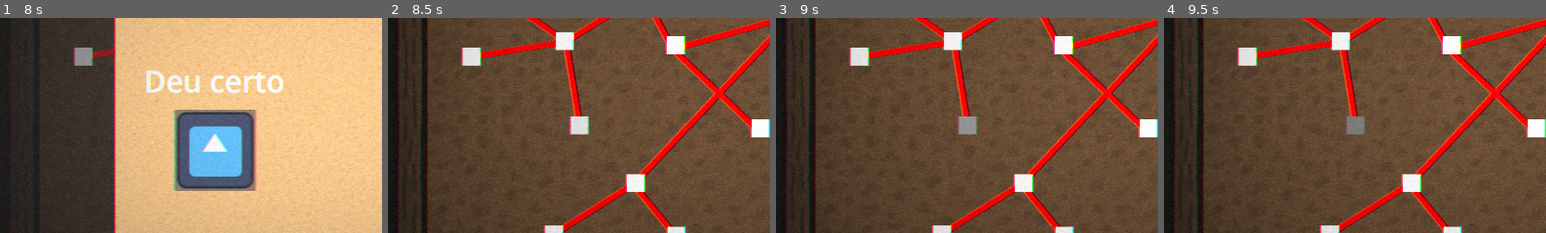
Above: before the commit, frames 1-4 (left to right).
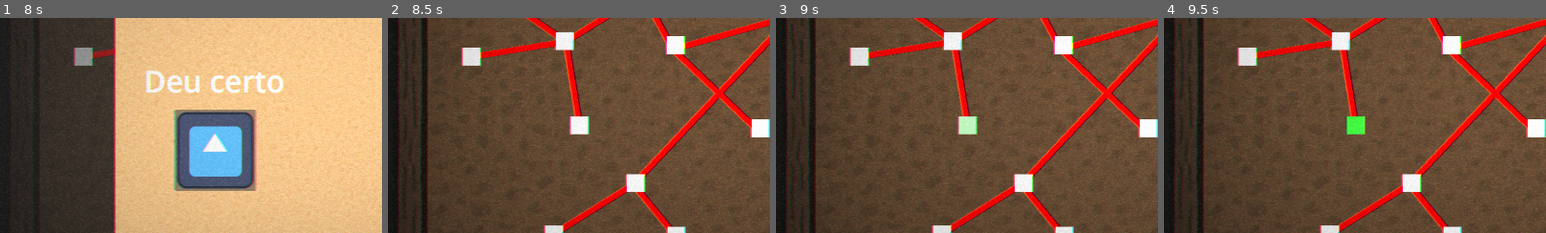
Above: after the commit, the same moments.

Repository: NicolasRaf/EvidenceWeb
Game: Godot game, scene res://Scenes/titlescreen.tscn
Same seed, same stepped clock (60 frames per second), same inputs: the game is played once before the commit and once after it. The engine's default icon, where the game draws it, is replaced by a stand-in: a white triangle on a blue panel in a dark square.
Inputs (mouse positions are % of the whole screen's width and height, from its top left):
- Up to frame 1 (8 s): click (50, 65) at 0.5 s; click (50, 61) at 1.25 s; click (50, 61) at 2 s; move the mouse to (45, 70) at 2.77 s; click (45, 70) at 2.92 s; move the mouse to (80, 65) at 3.52 s; click (80, 65) at 3.67 s; move the mouse to (20, 35) at 4.27 s; click (20, 35) at 4.42 s; move the mouse to (55, 50) at 5.02 s; click (55, 50) at 5.17 s; move the mouse to (35, 25) at 5.77 s; click (35, 25) at 5.92 s; move the mouse to (72, 45) at 6.52 s; click (72, 45) at 6.67 s; tap Enter at 7.25 s; move the mouse to (30, 55) at 7.27 s; click (30, 55) at 7.42 s
- Up to frame 2 (8.5 s): click (34, 62) at 8 s
- Up to frame 3 (9 s): move the mouse to (60, 28) at 8.77 s; click (60, 28) at 8.92 s
- Up to frame 4 (9.5 s): no input
The pictures show only the part of the screen within x 6-56%, y 31-81%; the shares and areas given below are measured in that part.

Frame 1 is identical in both runs. In frame 2, 0.4% of the frame differs, in the area x 47-53%, y 45-55%; in frame 3, 0.4%; in frame 4, 0.4%.

Commit message:
feat: updated logic grafh

Diff:
--- a/Scenes/scene_main.tscn
+++ b/Scenes/scene_main.tscn
@@ -2,7 +2,7 @@
 
 [ext_resource type="Script" uid="uid://wjays85ub88c" path="res://scripts/scene_main.gd" id="1_y6pbf"]
 [ext_resource type="PackedScene" uid="uid://diuw48dywttp" path="res://Scenes/vertice.tscn" id="2_nj75h"]
-[ext_resource type="Texture2D" uid="uid://ldn3qvyuvykh" path="res://assets/UI/Quadro.png" id="3_gj5xi"]
+[ext_resource type="Texture2D" uid="uid://ldn3qvyuvykh" path="res://assets/fonts/sticky_memos/Quadro.png" id="3_gj5xi"]
 [ext_resource type="Script" uid="uid://c61jpe56fc5w5" path="res://scripts/background_image.gd" id="3_ore78"]
 
 [sub_resource type="GDScript" id="GDScript_nj75h"]
--- a/Scenes/test_scene.tscn
+++ b/Scenes/test_scene.tscn
@@ -28,7 +28,7 @@
 offset_bottom = 512.0
 theme_override_icons/icon = ExtResource("2_nd71p")
 
-[node name="Fail Button2" type="Button" parent="."]
+[node name="Fail Button" type="Button" parent="."]
 offset_left = 785.0
 offset_top = 381.0
 offset_right = 921.0
@@ -43,7 +43,7 @@
 theme_override_font_sizes/font_size = 50
 text = "Deu certo"
 
-[node name="Fail Button" type="Label" parent="."]
+[node name="Fail Label" type="Label" parent="."]
 offset_left = 772.0
 offset_top = 297.0
 offset_right = 936.0
@@ -51,5 +51,5 @@
 theme_override_font_sizes/font_size = 50
 text = "Falhou"
 
-[connection signal="pressed" from="Sucess Button" to="." method="_on_texture_rect_pressed"]
-[connection signal="pressed" from="Fail Button2" to="." method="_on_texture_rect_pressed"]
+[connection signal="pressed" from="Sucess Button" to="." method="_on_sucess_button_pressed"]
+[connection signal="pressed" from="Fail Button" to="." method="_on_fail_button__pressed"]
--- a/Scenes/vertice.tscn
+++ b/Scenes/vertice.tscn
@@ -1,7 +1,7 @@
 [gd_scene load_steps=3 format=3 uid="uid://diuw48dywttp"]
 
 [ext_resource type="Script" uid="uid://ddcibd8ic2mru" path="res://scripts/vertices.gd" id="1_si5pv"]
-[ext_resource type="PackedScene" uid="uid://ycjohyt335ug" path="res://scenes/test_scene.tscn" id="2_w0c81"]
+[ext_resource type="PackedScene" uid="uid://ycjohyt335ug" path="res://Scenes/test_scene.tscn" id="2_w0c81"]
 
 [node name="Vertice" type="ColorRect"]
 z_index = 1
--- a/scripts/test_scene.gd
+++ b/scripts/test_scene.gd
@@ -1,4 +1,15 @@
 extends CanvasLayer
-func _on_texture_rect_pressed() -> void:
-	print("Puzzle Resolvido");
+
+signal success;
+signal failed;
+
+func _on_sucess_button_pressed() -> void:
+	print("== Sucesso!")
+	emit_signal("success")
 	queue_free();
+
+
+func _on_fail_button__pressed() -> void:
+	print("== Falhou")
+	emit_signal("failed")
+	queue_free();
--- a/scripts/vertices.gd
+++ b/scripts/vertices.gd
@@ -5,23 +5,42 @@
 var used: bool = false
 var tweenDuration: float = 0.2;
 var tweenDurationTrack: float = 2.0;
+var sucess:bool;
 
 @export var spawnScene: PackedScene;
 
 func _ready() -> void:
 	connect("mouse_entered", handleMouseEntered);
 	connect("mouse_exited", handleMouseExited);
+	set_process(true)
 
 func _process(delta: float) -> void:
 	if active and inArea and Input.is_mouse_button_pressed(MOUSE_BUTTON_LEFT):
 		active = false;
 		print("Spawnando cena...");
-		get_tree().root.add_child(spawnScene.instantiate());
+		_spawn_and_connect()
 
-# Essa linha aqui serve pra fazer pra a "pista" ficar cinza depois de ser resolvida ">:)"
-	if active == false and used == false:
+func _spawn_and_connect() -> void:
+	var inst = spawnScene.instantiate()
+	inst.connect("success", _on_child_sucess)
+	inst.connect("failed", _on_child_fail)
+	get_tree().root.add_child(inst)
+
+func _on_child_sucess() -> void:
+	print("Sucesso Recebido")
+	sucess = true
+	if not used:
+		_fade_to_green()
+		used = true
+		set_process(false)
+
+func _on_child_fail() -> void:
+	print("Falha recebida")
+	sucess = false
+	if not used:
 		_fade_to_gray()
 		used = true
+		set_process(false)
 
 func _fade_to_gray() -> void:
 	var tween:= get_tree().create_tween()
Renamed: assets/UI/Quadro.png -> assets/fonts/sticky_memos/Quadro.png
Not shown, changed: assets/fonts/sticky_memos/Quadro.png.import
